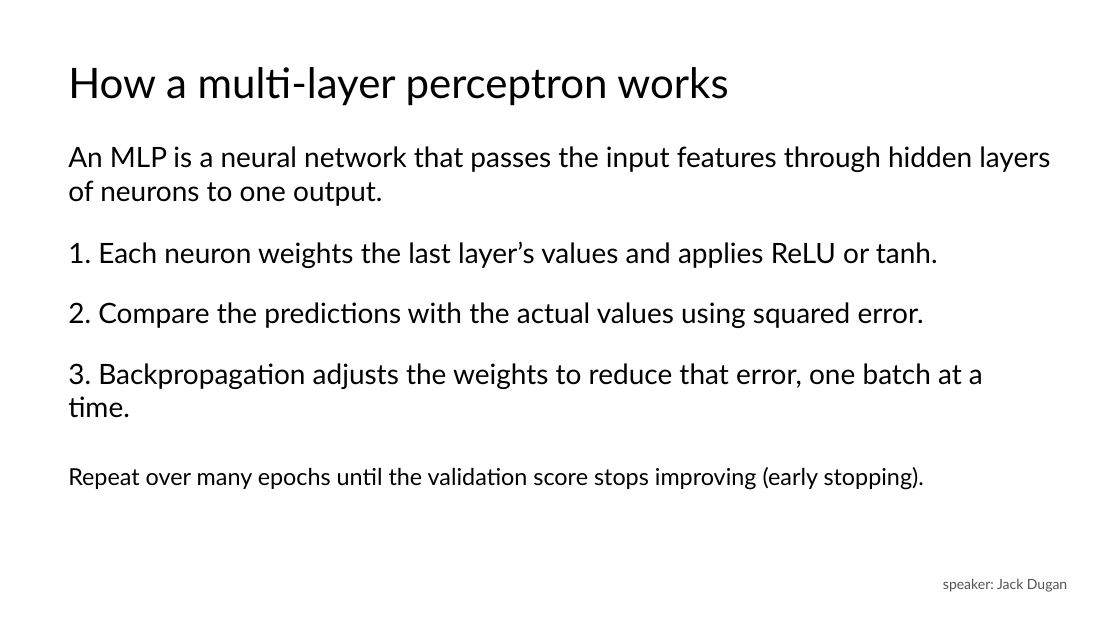
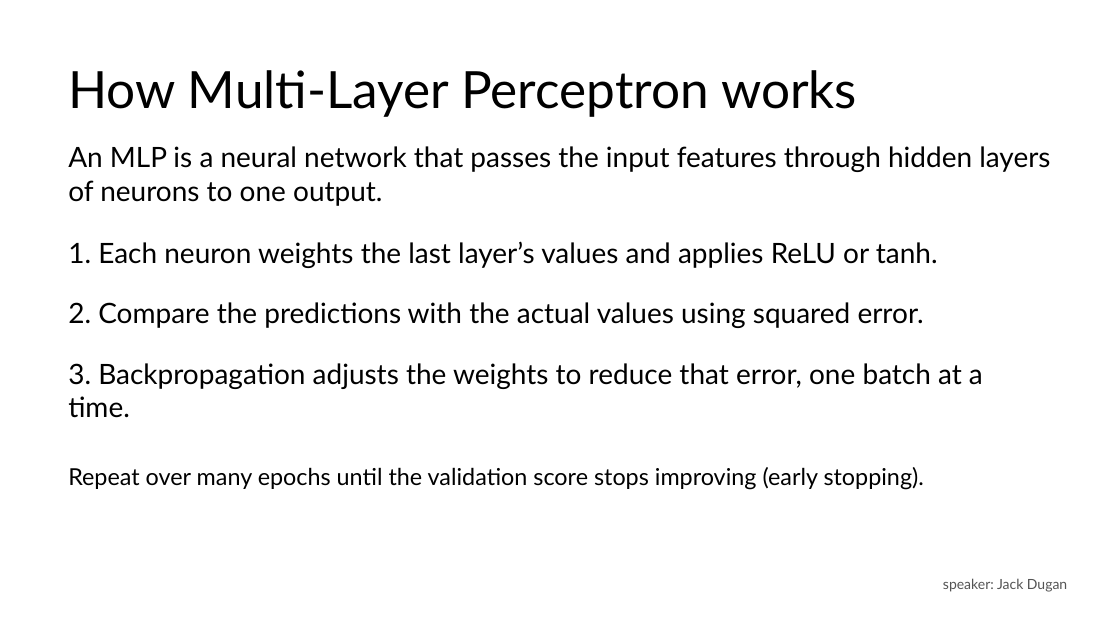
Before and after one commit to va2324/CSC3730-Group3, a slide deck: slide 15 of shared_report_&_presentation/group_presentation.pptx (slide 5 before the commit). Drawn at 1120x630 pixels with LibreOffice and Linux fonts; fonts in the diff are those of the drawing. Boxes give left, top, right and bottom in pixels: in the first picture for what was removed or moved away, otherwise in the second. Text is boxed around its words. In the diff, an @@ line names an element or a change of style, - is before the commit and + after.

```diff
--- a/shared_report_&_presentation/group_presentation.pptx
+++ b/shared_report_&_presentation/group_presentation.pptx
@@ text at (68,70,857,117): text changed; size 36 to 44 pt @@
-How a multi-layer perceptron works
+How Multi-Layer Perceptron works
```
Also in this commit, not shown: 7 other slides changed, 17 slides added, 1 slide removed.
